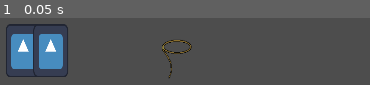
Above: before the commit, frame 1.
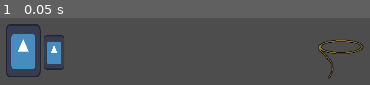
Above: after the commit, the same moment.

Repository: claesrosell/chicken_heist
Game: Godot game, scene res://scenes/game.tscn
Same seed, same stepped clock (60 frames per second), same inputs: the game is played once before the commit and once after it. The engine's default icon, where the game draws it, is replaced by a stand-in: a white triangle on a blue panel in a dark square.
Inputs:
- Up to frame 1 (0.05 s): no input

The runs differ from the first frame. In frame 1, 5.3% of the frame differs, in the area x 8-99%, y 8-92%.
Error before the commit: Invalid assignment of property or key 'global_position' with value of type 'Vector2' on a base object of type 'null instance'. (res://scenes/raccon.gd:20)

Commit message:
Moved around the structure abit

Diff:
--- a/chicken-heist/scenes/heros.tscn
+++ b/chicken-heist/scenes/heros.tscn
@@ -8,7 +8,7 @@
 radius = 68.33886
 
 [sub_resource type="CapsuleShape2D" id="CapsuleShape2D_nemsi"]
-radius = 62.0
+radius = 72.0
 height = 158.0
 
 [node name="Heros" type="Node2D" unique_id=725536863]
@@ -21,12 +21,12 @@
 texture = ExtResource("1_trxgw")
 
 [node name="Raccon" type="Node2D" parent="CharacterBody2D" unique_id=1911921274]
-position = Vector2(65, 0)
-scale = Vector2(0.65625, 1)
+script = ExtResource("2_ul4o7")
 
 [node name="RacconSprite" type="Sprite2D" parent="CharacterBody2D/Raccon" unique_id=2010162085]
+position = Vector2(72.99999, 4.0000014)
+scale = Vector2(0.39062503, 0.640625)
 texture = ExtResource("1_trxgw")
-script = ExtResource("2_ul4o7")
 
 [node name="Aim" type="Node2D" parent="CharacterBody2D/Raccon" unique_id=2057916222]
 
@@ -42,5 +42,5 @@
 texture = ExtResource("3_r8ehe")
 
 [node name="CollisionShape2D" type="CollisionShape2D" parent="CharacterBody2D" unique_id=427005037]
-position = Vector2(20, -3)
+position = Vector2(22, -3)
 shape = SubResource("CapsuleShape2D_nemsi")
--- a/chicken-heist/scenes/raccon.gd
+++ b/chicken-heist/scenes/raccon.gd
@@ -1,7 +1,7 @@
-extends Sprite2D
+extends Node2D
 
 var aim_vector : Vector2
-@onready var aim: Sprite2D = $Aim
+@onready var aim: Node2D = $Aim
 
 var shot_to := Vector2.ZERO
 
